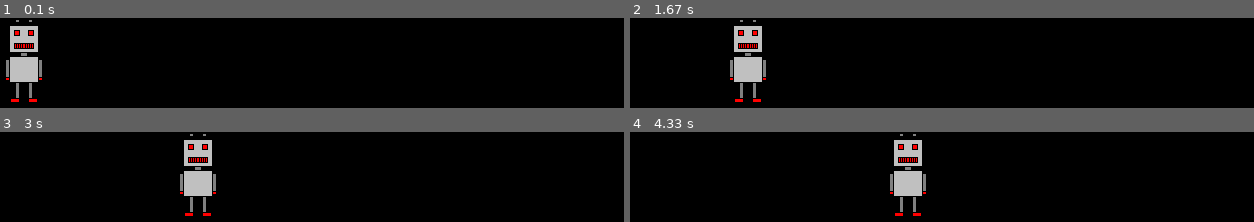
Above: before the commit, frames 1-4 (two rows, left to right).
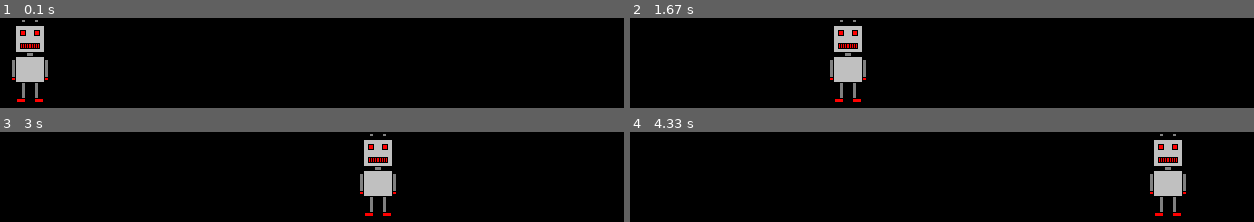
Above: after the commit, the same moments.

Repository: Yokanisha/LearnPygame
Game: pygame game, started from main.py
Two runs of this game, one before a commit and one after it. Both use one fixed random seed, a clock stepped at 60 frames per second and the inputs below.
Inputs:
- Up to frame 1 (0.1 s): no input
- Up to frame 2 (1.67 s): no input
- Up to frame 3 (3 s): no input
- Up to frame 4 (4.33 s): no input

The runs differ from the first frame. In frame 1, 2.1% of the frame differs, in the area x 0-8%, y 2-94%; in frame 2, 5.7%, in the area x 16-38%, y 2-94%; in frame 3, 5.7%; in frame 4, 5.7%.

Commit message:
commit 4 - animation

Diff:
--- a/main.py
+++ b/main.py
@@ -11,6 +11,7 @@
 
 
 x, y = 0, 0
+velocity = 1
 clock = pygame.time.Clock()
 window.fill((0, 0, 0))
 
@@ -22,5 +23,10 @@
     window.blit(robot, (x, y))
     pygame.display.flip()  # updates the contents of the window
 
-    x += 1
-    clock.tick(60) # the loop should be executed 60 times a second
+    x += velocity
+    if velocity > 0 and x+robot.get_width() >= 640:
+        velocity = -velocity
+    if velocity < 0 and x <= 0:
+        velocity = -velocity
+
+    clock.tick(240) # the loop should be executed 60 times a second
